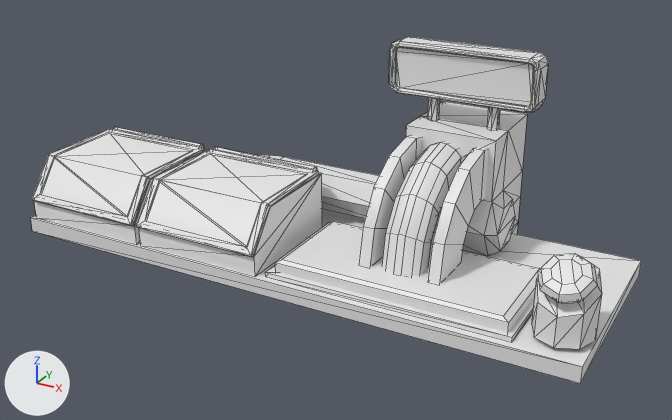
Before and after pictures for a commit that changed the FBX model GGJ2020/Assets/Scenes/Ivan_Prototyping/Ivan_Objects/Prototype_Room_Assembler.FBX.
One viewpoint serves both versions: a camera (50 mm lens) standing at (0.468, -0.836, 0.473) and looking at (0.006, 0.005, 0.053). The lights are fixed; the arrows at lower left show +X, +Y and +Z. Mesh edges are drawn as thin lines. Where no turn or scale is listed for an object, it has been applied to the vertices.

Objects in the first picture: 'Assembler_Base', 'Assembler_Press', 'Button', 'Flap01', 'Flap02'.
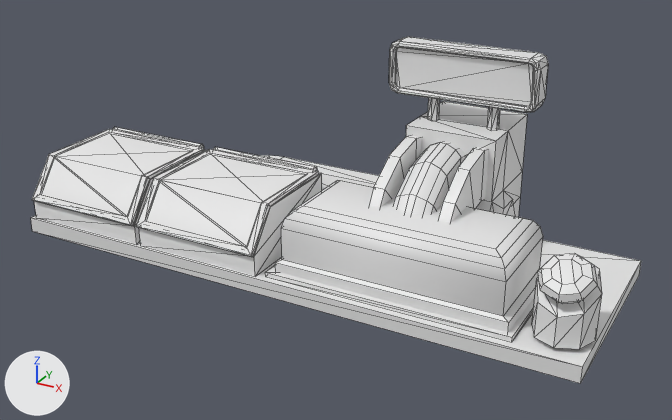
Commit message: changed assembler

What changed in the scene script:
```text
Change me_mesh_001:
    used by ob_assembler_press; location = (0.17, 0.0337, 0.0362)
    remove me_mesh_001.from_pydata(...)  # 268 vertices, 239 faces; spans x -0.176..0.079, y -0.14..0.107, z -0.099..0.107
    add me_mesh_001.from_pydata(...)  # 284 vertices, 255 faces; spans x -0.176..0.079, y -0.14..0.107, z -0.099..0.107
    me_mesh_001 part 1
    1 face is deleted
    16 vertices are added at x -0.169..0.072, y -0.136..-0.026, z 0.037..0.059
    17 new faces join them
```

Pixel boxes [x1, y1, x2, y2] of what changed, in the pictures (672 x 420 px):
'Assembler_Press', reshaped
    before: [275, 135, 541, 333]
    after: [275, 135, 543, 333]
part 1 of me_mesh_001, built on
    before: [282, 221, 540, 316]
    after: [281, 180, 543, 316]
